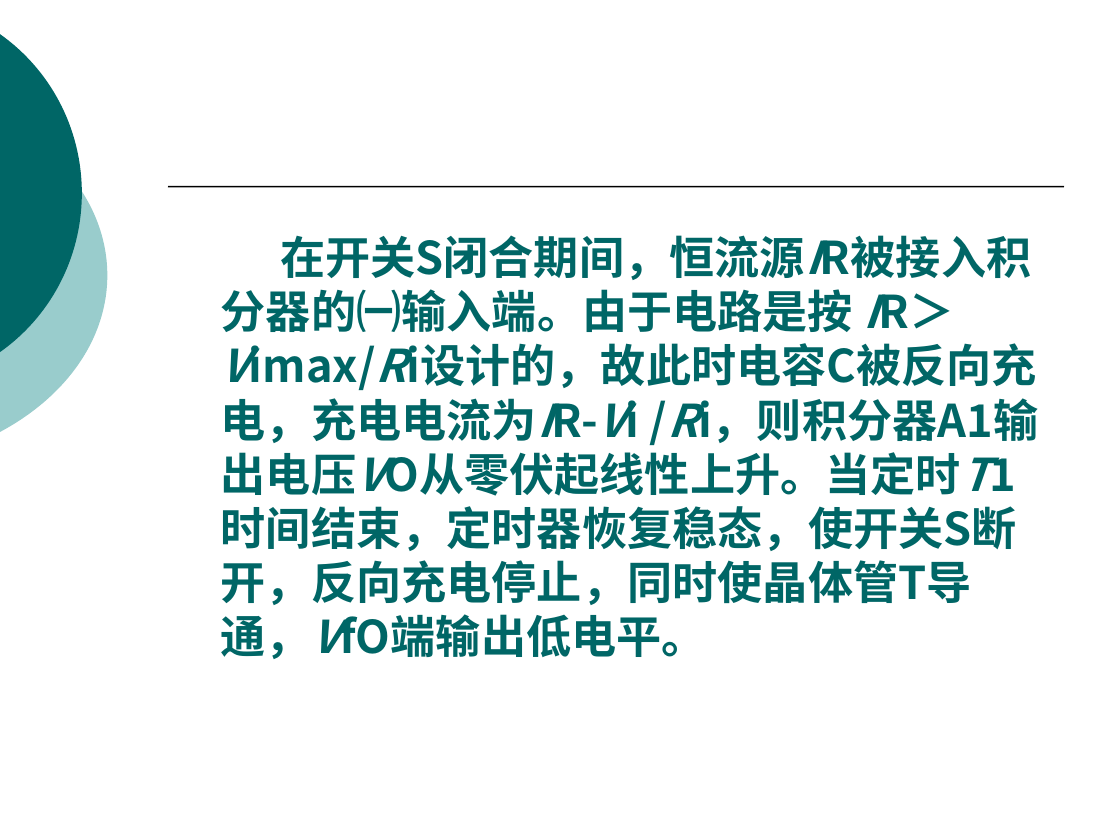
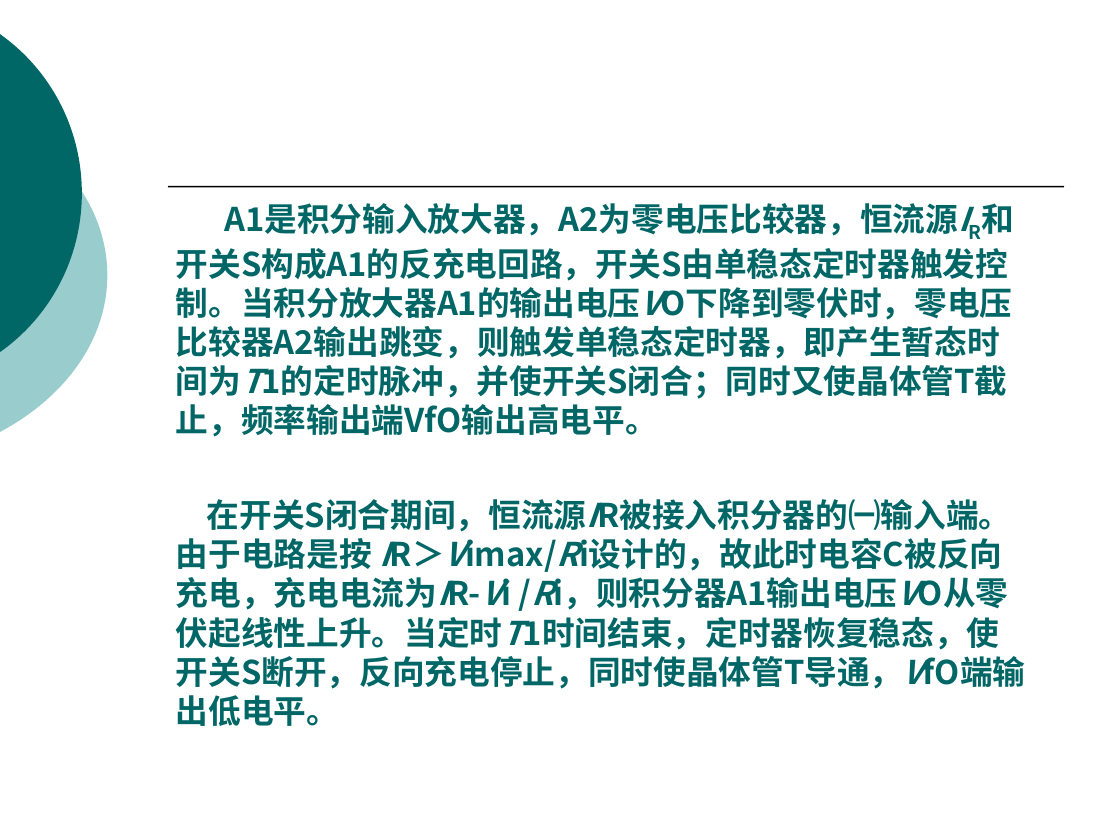
Before and after one commit to origin2007/computer_system, a slide deck: slide 49 of 02模拟输入.ppt (slide 51 before the commit). Drawn at 1120x840 pixels with LibreOffice and Linux fonts; fonts in the diff are those of the drawing. Boxes give left, top, right and bottom in pixels: in the first picture for what was removed or moved away, otherwise in the second. Text is boxed around its words. In the diff, an @@ line names an element or a change of style, - is before the commit and + after.

```diff
--- a/02模拟输入.ppt
+++ b/02模拟输入.ppt
@@ text "A1是积分输入放大器，A2为零电压比较器，恒流源IR和开关S构成A1的反充电回路，开关S由单稳态定时器触发控制。当积分放 ...": place and size @@
-text "A1是积分输入放大器，A2为零电压比较器，恒流源IR和开关S构成A1的反充电回路，开关S由单稳态定时器触发控制。当积分放 ..." at (221,235,1038,657)
+text "A1是积分输入放大器，A2为零电压比较器，恒流源IR和开关S构成A1的反充电回路，开关S由单稳态定时器触发控制。当积分放 ..." at (176,203,1013,726)
@@ text at (176,203,1013,437): paragraph added @@
+A1是积分输入放大器，A2为零电压比较器，恒流源IR和开关S构成A1的反充电回路，开关S由单稳态定时器触发控制。当积分放大器A1的输出电压VO下降到零伏时，零电压比较器A2输出跳变，则触发单稳态定时器，即产生暂态时间为T1的定时脉冲，并使开关S闭合；同时又使晶体管T截止，频率输出端VfO输出高电平。
@@ text at (176,499,1011,726): size 29 to 21 pt in "在开关S闭合期间，恒流源IR被接入积分器的㈠输入端。由于电路是按 IR＞Vimax/Ri设计的，故此时电容C被反向充电， ..."; less space between paragraphs @@
```
Also in this commit, not shown: 51 other slides changed, 4 slides added, 9 slides removed, 1 other file.
